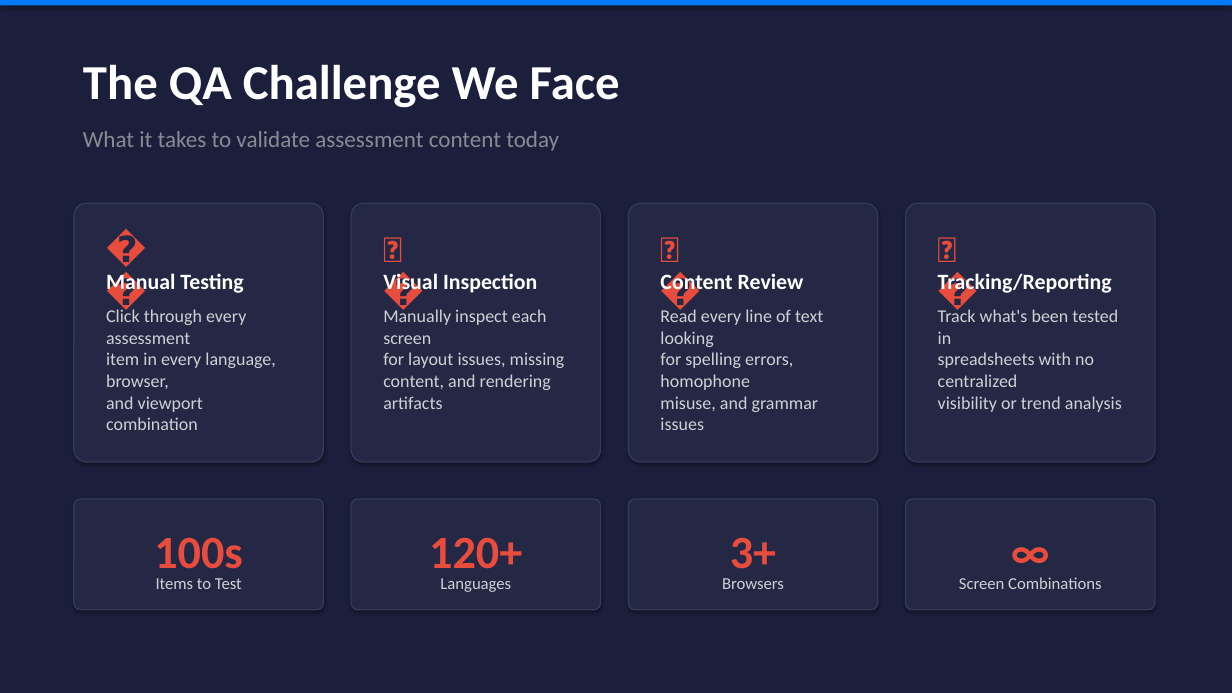
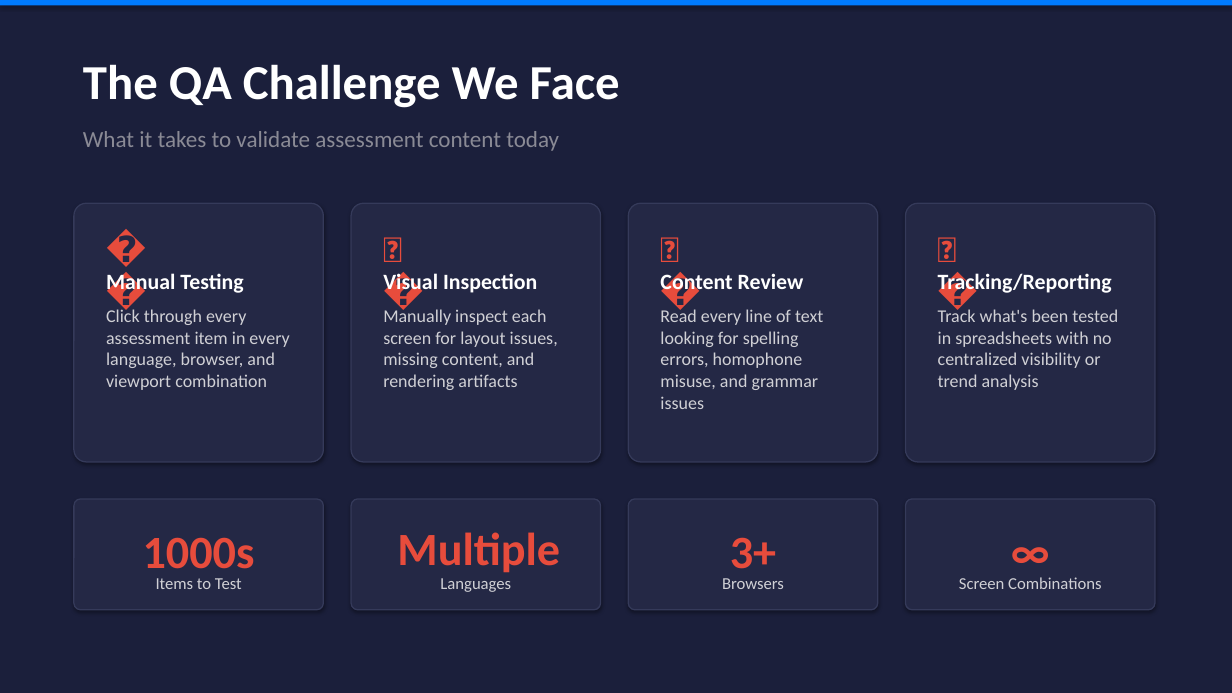
Before and after one commit to PaulBrost/scout, a slide deck: slide 2 of docs/POC.pptx. Drawn at 1232x693 pixels with LibreOffice and Linux fonts; fonts in the diff are those of the drawing. Boxes give left, top, right and bottom in pixels: in the first picture for what was removed or moved away, otherwise in the second. Text is boxed around its words. In the diff, an @@ line names an element or a change of style, - is before the commit and + after.

```diff
--- a/docs/POC.pptx
+++ b/docs/POC.pptx
@@ text "Click through every assessment item ..." rewrapped from (x1=106, y1=308, x2=275, y2=430) to (x1=106, y1=308, x2=289, y2=390) @@
@@ text "Manually inspect each screen for ..." rewrapped from (x1=383, y1=308, x2=565, y2=409) to (x1=383, y1=308, x2=558, y2=390) @@
@@ text "Read every line of text ..." rewrapped from (x1=660, y1=308, x2=823, y2=430) to (x1=660, y1=308, x2=823, y2=409) @@
@@ text "Track what's been tested in ..." rewrapped from (x1=938, y1=308, x2=1122, y2=412) to (x1=938, y1=308, x2=1118, y2=390) @@
@@ text at (x1=143, y1=537, x2=255, y2=579): text changed @@
-100s
+1000s
@@ text at (x1=397, y1=532, x2=560, y2=573): text changed @@
-120+
+Multiple
```
Also in this commit, not shown: 3 other slides changed, 12 other files.
